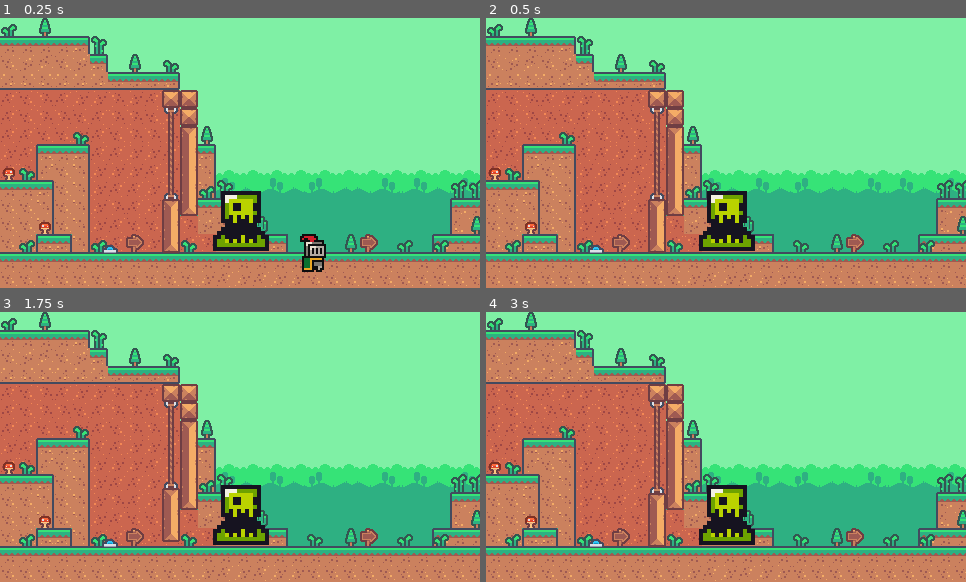
Above: before the commit, frames 1-4 (two rows, left to right).
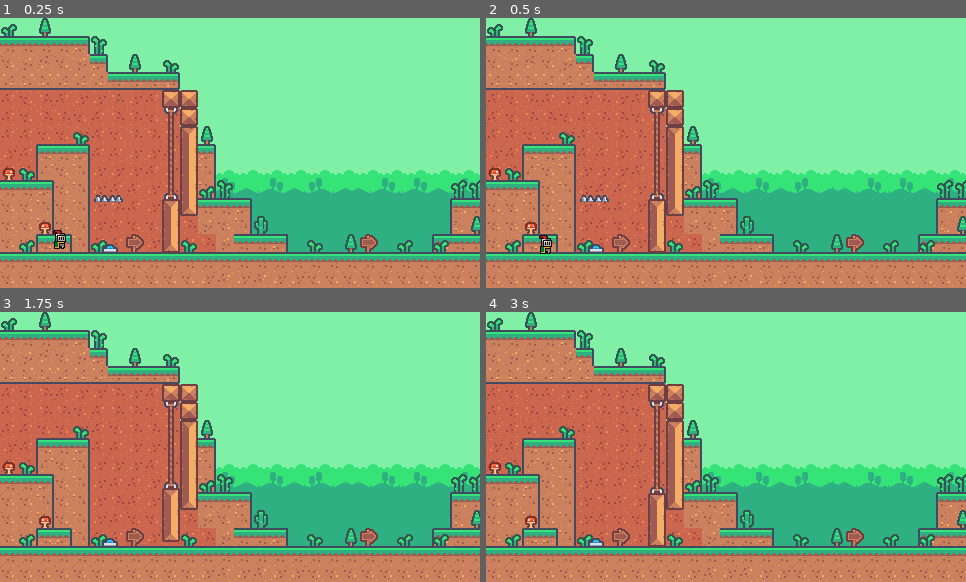
Above: after the commit, the same moments.

Repository: Flor96/demo
Game: Godot game, scene res://Mapa 1.tscn
The game is run twice, just before and just after one commit, with the same random seed, the same clock (stepped at 60 frames per second) and the same inputs. The project has no main scene, so this scene is started directly.
Inputs (mouse positions are in pixels of both pictures, inside the frame that each line leads up to):
- Up to frame 1 (0.25 s): no input
- Up to frame 2 (0.5 s): no input
- Up to frame 3 (1.75 s): move the mouse to (110, 541) at 0.52 s; hold Right (ui_right) from 0.53 s (still down); tap Space (jump, bound only after the commit) at 0.6, 0.77, 1.07, 1.35, 1.52 s; move the mouse to (144, 460) at 1.27 s
- Up to frame 4 (3 s): tap Space (jump, bound only after the commit) at 1.82, 2.1, 2.85 s; move the mouse to (774, 387) at 2.02 s; release Right (ui_right) at 2.03 s; hold Left (ui_left) 2.03-2.78 s; tap Enter at 2.75 s; move the mouse to (702, 501) at 2.77 s; hold Right (ui_right) from 2.78 s (still down)

The runs differ from the first frame. In frame 1, 3.0% of the frame differs, in the area x 11-68%, y 64-95%; in frame 2, 2.4%; in frame 3, 2.1%; in frame 4, 2.1%.

Commit message:
Correcciones
* Correccion en amaños de assets
* Correcciones en mapa
* Se agrega piso

Diff:
--- a/mapeado/Caballero/caballero.gd
+++ b/mapeado/Caballero/caballero.gd
@@ -9,7 +9,7 @@
 
 var is_dead = false
 var is_facing_right = true
-var gravity = ProjectSettings.get_setting("physics/2d/default_gravity")
+var gravity =  ProjectSettings.get_setting("physics/2d/default_gravity")
 
 func _physics_process(delta):
 	jump(delta)
@@ -42,12 +42,13 @@
 		is_facing_right = not is_facing_right
 
 func move_x():
-	var input_axis = Input.get_axis("move_left","move_right")
+	var input_axis = Input.get_axis("ui_left","ui_right")
 	velocity.x =input_axis * move_speed
 
 func _on_area_2d_area_entered(area: Area2D) -> void:
 	print("si funciona")
 	if area.is_in_group("Pinchos") or area.is_in_group("PinchoRojo"):
 		death_sound.play()
+		await get_tree().create_timer(0.5).timeout
 		queue_free()
 	pass
--- a/mapeado/Caballero/caballero.tscn
+++ b/mapeado/Caballero/caballero.tscn
@@ -274,31 +274,32 @@
 }]
 
 [sub_resource type="RectangleShape2D" id="RectangleShape2D_xqmq0"]
-size = Vector2(13, 19)
+size = Vector2(5.5, 10)
 
 [sub_resource type="RectangleShape2D" id="RectangleShape2D_x4ph6"]
-size = Vector2(13, 19)
+size = Vector2(7, 11.5)
 
 [node name="Caballero" type="CharacterBody2D"]
 scale = Vector2(2, 2)
 script = ExtResource("1_1xlc8")
-move_speed = 200.0
-jump_speed = 500.0
+move_speed = 100.0
+jump_speed = 300.0
 metadata/_edit_group_ = true
 
 [node name="AnimatedSprite2D" type="AnimatedSprite2D" parent="."]
 texture_filter = 1
+scale = Vector2(0.5, 0.5)
 sprite_frames = SubResource("SpriteFrames_uuktm")
 animation = &"dead"
 
 [node name="CollisionShape2D" type="CollisionShape2D" parent="."]
-position = Vector2(-0.5, 2.5)
+position = Vector2(-0.25, 1)
 shape = SubResource("RectangleShape2D_xqmq0")
 
 [node name="Area2D" type="Area2D" parent="." groups=["Caballero"]]
 
 [node name="CollisionShape2D" type="CollisionShape2D" parent="Area2D"]
-position = Vector2(-0.5, 2.5)
+position = Vector2(0, 0.75)
 shape = SubResource("RectangleShape2D_x4ph6")
 
 [node name="DeathSound" type="AudioStreamPlayer2D" parent="."]
--- a/mapeado/Mapa 1.tscn
+++ b/mapeado/Mapa 1.tscn
@@ -7,6 +7,7 @@
 [ext_resource type="PackedScene" uid="uid://cge7iopl00spg" path="res://Caballero/caballero.tscn" id="6_07npc"]
 [ext_resource type="PackedScene" uid="uid://bc6ef1vknj25o" path="res://puerta.tscn" id="6_tle0d"]
 [ext_resource type="PackedScene" uid="uid://mc2bypg2bp51" path="res://pinchos/pinchos.tscn" id="7_owjuq"]
+[ext_resource type="PackedScene" uid="uid://dldxqxb1isun" path="res://suelo.tscn" id="8_n8dwk"]
 
 [sub_resource type="TileSetAtlasSource" id="TileSetAtlasSource_1kvhl"]
 texture = ExtResource("3_0tugg")
@@ -118,9 +119,6 @@
 sources/0 = SubResource("TileSetAtlasSource_1kvhl")
 sources/1 = SubResource("TileSetAtlasSource_aru7h")
 
-[sub_resource type="RectangleShape2D" id="RectangleShape2D_axwfv"]
-size = Vector2(74.25, 8.75)
-
 [node name="Node2D" type="Node2D"]
 
 [node name="Dirt" type="TileMapLayer" parent="."]
@@ -147,15 +145,12 @@
 position = Vector2(162, 127)
 
 [node name="Caballero" parent="." instance=ExtResource("6_07npc")]
-position = Vector2(314, 197)
+position = Vector2(60, 186)
 
 [node name="Pinchos" parent="." instance=ExtResource("7_owjuq")]
-position = Vector2(241, 185)
+position = Vector2(90, 154)
 scale = Vector2(4, 4)
 
-[node name="CollisionShape2D2" type="CollisionShape2D" parent="."]
-position = Vector2(261.5, 252.5)
-scale = Vector2(4, 4)
-shape = SubResource("RectangleShape2D_axwfv")
+[node name="Suelo" parent="." instance=ExtResource("8_n8dwk")]
 
 [connection signal="boton_pressed" from="Boton" to="Puerta" method="_on_boton_boton_pressed"]
--- a/mapeado/pinchos/pincho_rojo.tscn
+++ b/mapeado/pinchos/pincho_rojo.tscn
@@ -17,7 +17,6 @@
 [node name="Sprite2D" type="Sprite2D" parent="."]
 texture_filter = 1
 position = Vector2(-4.5, -4.5)
-scale = Vector2(1.375, 1.375)
 texture = ExtResource("1_dusby")
 hframes = 4
 vframes = 3
--- a/mapeado/pinchos/pinchos.tscn
+++ b/mapeado/pinchos/pinchos.tscn
@@ -1,34 +1,39 @@
 [gd_scene load_steps=5 format=3 uid="uid://mc2bypg2bp51"]
 
 [ext_resource type="Script" path="res://pinchos/pinchos.gd" id="1_ak8xm"]
-[ext_resource type="Texture2D" uid="uid://rayila1qruqk" path="res://pinchos/slime_green.png" id="2_iha30"]
+[ext_resource type="TileSet" uid="uid://cttwh8h4pog1x" path="res://kenny.tres" id="2_bol5o"]
 
 [sub_resource type="RectangleShape2D" id="RectangleShape2D_k53pq"]
-size = Vector2(14, 15)
+size = Vector2(8.5, 3)
 
 [sub_resource type="RectangleShape2D" id="RectangleShape2D_kmvm2"]
-size = Vector2(14, 15)
+size = Vector2(9.5, 4.5)
 
-[node name="Pinchos" type="CharacterBody2D"]
+[node name="Pinchos" type="CharacterBody2D" groups=["Pinchos"]]
+position = Vector2(-2, -10)
 scale = Vector2(2, 2)
 script = ExtResource("1_ak8xm")
 metadata/_edit_group_ = true
 
-[node name="Sprite2D" type="Sprite2D" parent="."]
+[node name="Sprite2D" type="TileMapLayer" parent="."]
 texture_filter = 1
-texture = ExtResource("2_iha30")
-hframes = 4
-vframes = 3
-frame = 6
+position = Vector2(1, 4)
+scale = Vector2(0.2, 0.2)
+tile_map_data = PackedByteArray(0, 0, 0, 0, 0, 0, 0, 0, 8, 0, 3, 0, 0, 0, 1, 0, 0, 0, 0, 0, 8, 0, 3, 0, 0, 0)
+tile_set = ExtResource("2_bol5o")
 
 [node name="CollisionShape2D" type="CollisionShape2D" parent="."]
-position = Vector2(0, 4.5)
+position = Vector2(4.75, 7)
+rotation = 3.14159
 shape = SubResource("RectangleShape2D_k53pq")
+one_way_collision = true
 
 [node name="Area2D" type="Area2D" parent="." groups=["Pinchos"]]
 
 [node name="CollisionShape2D2" type="CollisionShape2D" parent="Area2D"]
-position = Vector2(0, 4.5)
+position = Vector2(4.75, 6.75)
+rotation = 3.14159
 shape = SubResource("RectangleShape2D_kmvm2")
+one_way_collision = true
 
 [connection signal="area_entered" from="Area2D" to="." method="_on_area_2d_area_entered"]
--- a/mapeado/project.godot
+++ b/mapeado/project.godot
@@ -20,6 +20,30 @@
 window/size/viewport_height=270
 window/stretch/mode="canvas_items"
 
+[input]
+
+ui_left={
+"deadzone": 0.5,
+"events": [Object(InputEventKey,"resource_local_to_scene":false,"resource_name":"","device":0,"window_id":0,"alt_pressed":false,"shift_pressed":false,"ctrl_pressed":false,"meta_pressed":false,"pressed":false,"keycode":4194319,"physical_keycode":0,"key_label":0,"unicode":0,"location":0,"echo":false,"script":null)
+, Object(InputEventJoypadButton,"resource_local_to_scene":false,"resource_name":"","device":0,"button_index":13,"pressure":0.0,"pressed":false,"script":null)
+, Object(InputEventJoypadMotion,"resource_local_to_scene":false,"resource_name":"","device":0,"axis":0,"axis_value":-1.0,"script":null)
+, Object(InputEventKey,"resource_local_to_scene":false,"resource_name":"","device":-1,"window_id":0,"alt_pressed":false,"shift_pressed":false,"ctrl_pressed":false,"meta_pressed":false,"pressed":false,"keycode":0,"physical_keycode":65,"key_label":0,"unicode":97,"location":0,"echo":false,"script":null)
+]
+}
+ui_right={
+"deadzone": 0.5,
+"events": [Object(InputEventKey,"resource_local_to_scene":false,"resource_name":"","device":0,"window_id":0,"alt_pressed":false,"shift_pressed":false,"ctrl_pressed":false,"meta_pressed":false,"pressed":false,"keycode":4194321,"physical_keycode":0,"key_label":0,"unicode":0,"location":0,"echo":false,"script":null)
+, Object(InputEventJoypadButton,"resource_local_to_scene":false,"resource_name":"","device":0,"button_index":14,"pressure":0.0,"pressed":false,"script":null)
+, Object(InputEventJoypadMotion,"resource_local_to_scene":false,"resource_name":"","device":0,"axis":0,"axis_value":1.0,"script":null)
+, Object(InputEventKey,"resource_local_to_scene":false,"resource_name":"","device":-1,"window_id":0,"alt_pressed":false,"shift_pressed":false,"ctrl_pressed":false,"meta_pressed":false,"pressed":false,"keycode":0,"physical_keycode":68,"key_label":0,"unicode":100,"location":0,"echo":false,"script":null)
+]
+}
+jump={
+"deadzone": 0.5,
+"events": [Object(InputEventKey,"resource_local_to_scene":false,"resource_name":"","device":-1,"window_id":0,"alt_pressed":false,"shift_pressed":false,"ctrl_pressed":false,"meta_pressed":false,"pressed":false,"keycode":0,"physical_keycode":32,"key_label":0,"unicode":32,"location":0,"echo":false,"script":null)
+]
+}
+
 [rendering]
 
 textures/canvas_textures/default_texture_filter=0
--- /dev/null
+++ b/mapeado/suelo.tscn
@@ -0,0 +1,11 @@
+[gd_scene load_steps=2 format=3 uid="uid://dldxqxb1isun"]
+
+[sub_resource type="RectangleShape2D" id="RectangleShape2D_t8786"]
+size = Vector2(481, 20)
+
+[node name="Suelo" type="StaticBody2D"]
+position = Vector2(246, 246)
+
+[node name="CollisionShape2D" type="CollisionShape2D" parent="."]
+position = Vector2(-5.5, 0)
+shape = SubResource("RectangleShape2D_t8786")
